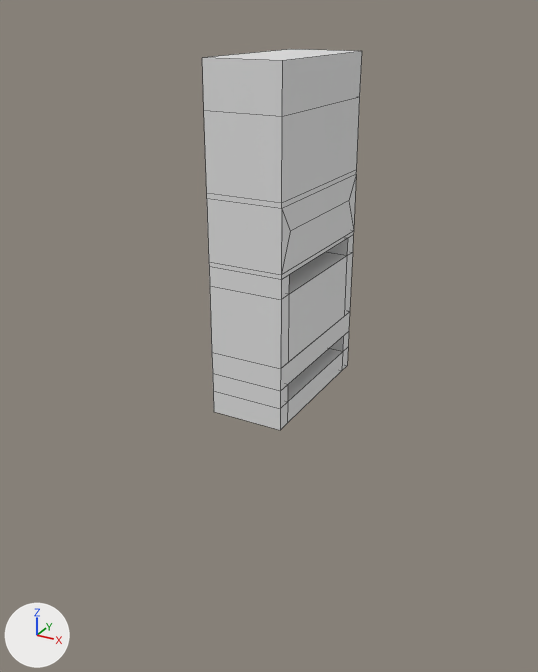
Two versions of the Blender file models/assembly.blend, one commit apart.
Camera for both pictures: a 50 mm lens placed at (13.9, -26.8, 7.6), pointed at (-0.3, -0.9, -5.4). The lights are fixed; the arrows at lower left show +X, +Y and +Z. Mesh edges are drawn as thin lines.
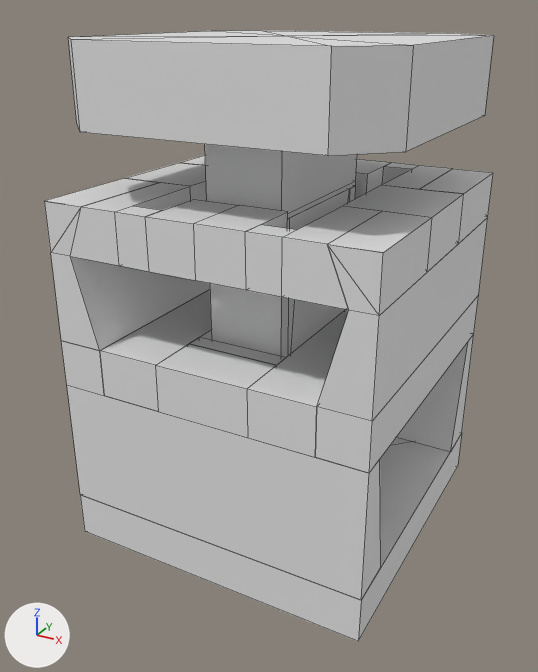
Changed parts and their boxes [x1, y1, x2, y2] in the pictures (538 x 672 px):
```json
{"object": "Cube.004", "change": "reshaped", "before": [202, 49, 362, 430], "after": [205, 144, 357, 357]}
{"object": "Cube.011", "change": "shown", "after": [67, 334, 474, 600]}
{"object": "Cube.003", "change": "shown", "after": [68, 31, 494, 156]}
{"object": "Cube.014", "change": "shown", "after": [70, 159, 464, 310]}
{"object": "Cube.009", "change": "shown", "after": [61, 290, 478, 473]}
{"object": "Cube.016", "change": "shown", "after": [51, 218, 488, 421]}
{"object": "box base", "change": "added", "after": [80, 434, 462, 641]}
{"object": "Cube.021", "change": "shown", "after": [44, 155, 493, 316]}
{"part": 2, "of": "me_cube_005", "change": "cut back", "before": [207, 175, 356, 430], "after": [210, 186, 356, 357]}
```

Edits to the scene script, one JSON object a line:
```json
{"block": "me_cube_005", "where": "# used by ob_cube_004; location = (0.0, 0.0, -10.39); rotation_euler = (0.0, 0.0, 1.571), in degrees (0, 0, 90)"}
{"op": "remove", "block": "me_cube_005", "code": "me_cube_005.from_pydata(...)  # 74 vertices, 70 faces; spans x -3.45..3.45, y -1.6..1.6, z 2.19..16.39"}
{"op": "add", "block": "me_cube_005", "code": "me_cube_005.from_pydata(...)  # 72 vertices, 66 faces; spans x -3.45..3.45, y -1.6..1.6, z -1.36..16.39"}
{"block": "me_cube_005", "change": "me_cube_005 part 1: a new loose piece of 36 vertices spanning x -1.43..1.43, y -1.6..1.6, z -1.36..4.15"}
{"block": "me_cube_005", "change": "me_cube_005 part 2"}
{"block": "me_cube_005", "change": "58 vertices are removed from x -3.45..3.45, y -1.6..1.6, z 2.19..10.39"}
{"block": "me_cube_005", "change": "57 faces are deleted"}
{"block": "me_cube_005", "change": "20 vertices are added at x -3.45..3.45, y -1.6..1.6, z 4.15..11.39"}
{"block": "me_cube_005", "change": "22 new faces join them"}
{"op": "add", "block": "me_cube_037_1", "code": ["me_cube_037_1 = bpy.data.meshes.new('Cube.037')", "me_cube_037_1.from_pydata([(1.0, 12.4, 1.0), (1.0, -1.0, 1.0), (1.0, -1.0, -1.0), (1.0, 12.4, -1.0), (-12.4, 12.4, 1.0), (-12.4, 12.4, -1.0), (-7.9, 1.62, 1.0), (-12.4, -1.0, 1.0), (-3.5, 7.67, 1.0), (-3.5, 1.62, 1.0), (-7.9, 7.67, 1.0), (-12.4, -1.0, -1.0), (-7.9, 1.62, -1.0), (-3.5, 7.67, -1.0), (-7.9, 7.67, -1.0), (-3.5, 1.62, -1.0)], [], [(0, 1, 2, 3), (4, 0, 3, 5), (6, 7, 1, 0, 8, 9), (6, 10, 8, 0, 4, 7), (1, 7, 11, 2), (12, 11, 5, 3, 13, 14), (12, 15, 13, 3, 2, 11), (7, 4, 5, 11), (10, 6, 12, 14), (8, 10, 14, 13), (6, 9, 15, 12), (9, 8, 13, 15)])"]}
{"op": "remove", "block": "ob_cube_014", "code": "ob_cube_014.hide_set(True)  # its collection is switched off"}
{"op": "remove", "block": "ob_cube_009", "code": "ob_cube_009.hide_set(True)  # its collection is switched off"}
{"op": "remove", "block": "ob_cube_021", "code": "ob_cube_021.hide_set(True)  # its collection is switched off"}
{"op": "remove", "block": "ob_cube_016", "code": "ob_cube_016.hide_set(True)  # its collection is switched off"}
{"op": "remove", "block": "ob_cube_011", "code": "ob_cube_011.hide_set(True)  # its collection is switched off"}
{"op": "remove", "block": "ob_cube_003", "code": "ob_cube_003.hide_set(True)  # its collection is switched off"}
{"op": "set", "path": "ob_cube_003.location", "old": "(0.0, 0.0, -11.8)", "new": "(0.0, 0.0, -12.18)"}
{"op": "add", "block": "ob_box_base", "code": ["ob_box_base = bpy.data.objects.new('box base', me_cube_037_1)", "ob_box_base.location = (5.7, -5.7, -13.2)"]}
```
